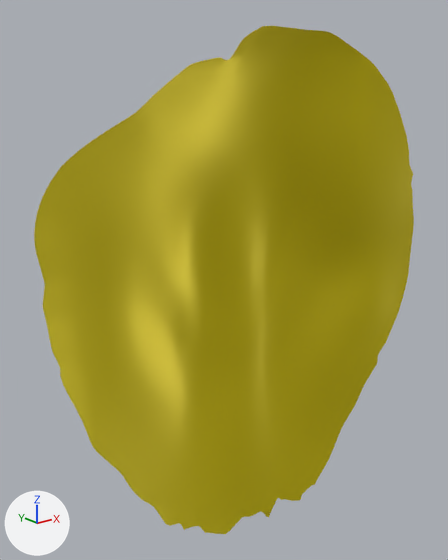
The glTF model frontend/src/assets/Models/petal.glb as it was, and as the next commit left it.
Camera for both pictures: a 50 mm camera at (-0.053, -0.188, 0.162) aimed at (0.193, 0.12, 0.039). Arrows for +X, +Y and +Z are at lower left; the lights stay in place. Where no turn or scale is listed for an object, it has been applied to the vertices.

Names of what the first picture shows: 'extrusion_6'.
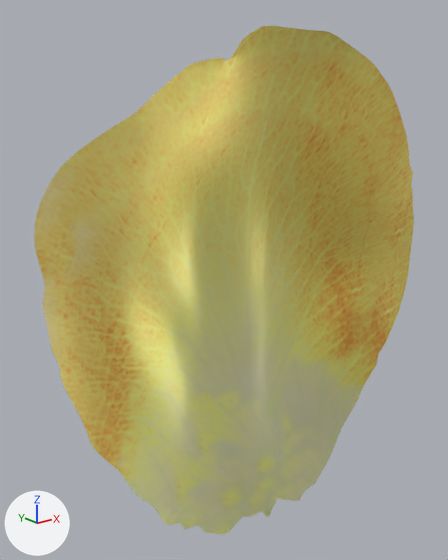
Location of each change, (x1, y1, x2, y2) in pixels of the pictures (448 x 560 px):
'extrusion_6', surface changed
    both: (34, 26, 414, 534)

Patch to the scene script:
```diff
--- a/frontend/src/assets/Models/petal.glb.py
+++ b/frontend/src/assets/Models/petal.glb.py
@@ img_yellopetal @@
+img_yellopetal = load_image('yellopetal', '_unpacked/yellopetal', 884, 1024, 'sRGB')
@@ mat_001 @@
 mat_001 = principled_material('.001')
-mat_001.base_color = (0.8, 0.664, 0.0)  # yellow #e7d500
+mat_001.texture = img_yellopetal  # with its transparency
 mat_001.metallic = 0.381
```
